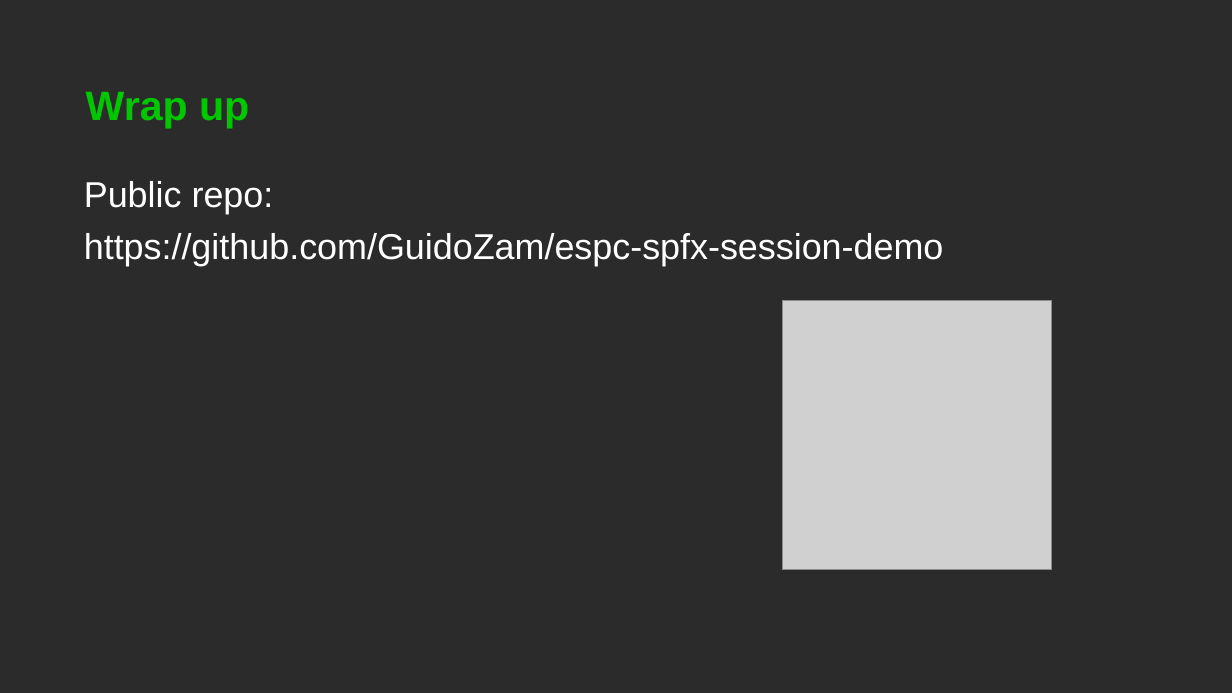
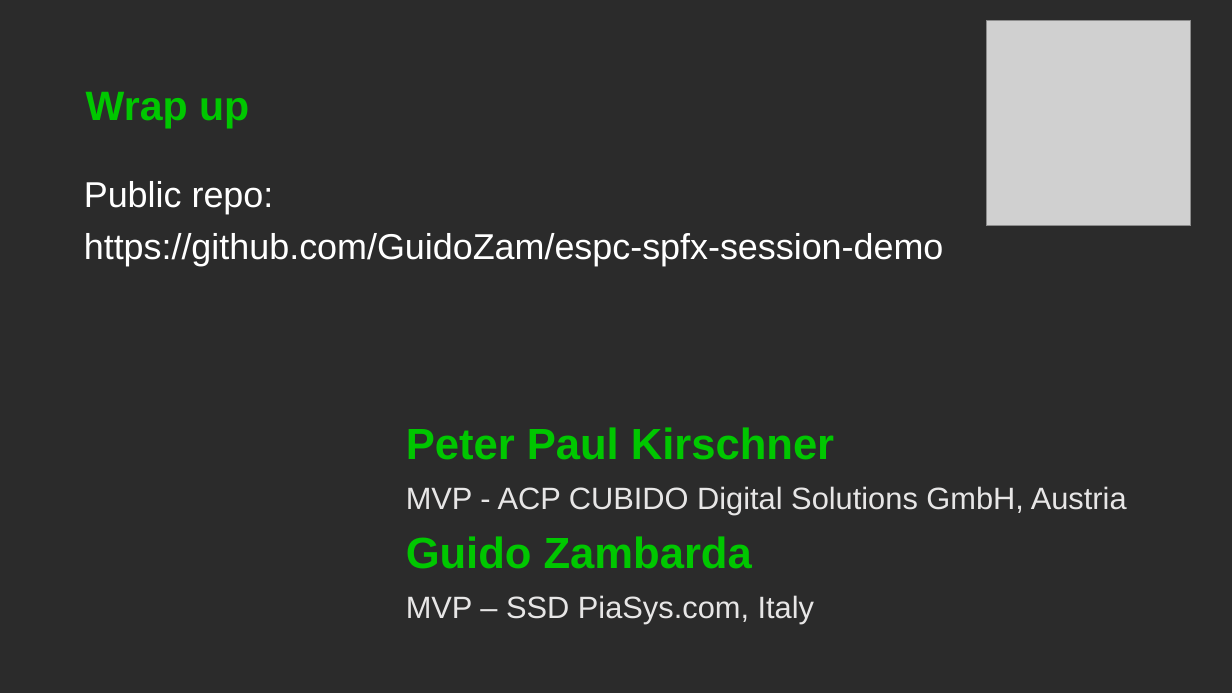
Before and after one commit to GuidoZam/espc-spfx-session-demo, a slide deck: slide 15 of .demo/ESPC25_SPFx_Slides.pptx. Drawn at 1232x693 pixels with LibreOffice and Linux fonts; fonts in the diff are those of the drawing; grey boxes stand for pictures; background and template pictures are left out; a plain dark background stands for a picture behind light text. Boxes give left, top, right and bottom in pixels: in the first picture for what was removed or moved away, otherwise in the second. Text is boxed around its words. In the diff, an @@ line names an element or a change of style, - is before the commit and + after.

Commit message:
Updated slides

```diff
--- a/.demo/ESPC25_SPFx_Slides.pptx
+++ b/.demo/ESPC25_SPFx_Slides.pptx
@@ picture: place and size @@
-picture at [783,300,1052,569]
+picture at [986,20,1191,226]
@@ text added at [406,427,834,460], 34 pt, text #00C700, bold @@
+Peter Paul Kirschner
@@ text added at [406,486,1127,515], 24 pt, text #E7E6E6 @@
+MVP - ACP CUBIDO Digital Solutions GmbH, Austria
@@ text added at [406,536,752,569], 34 pt, text #00C700, bold @@
+Guido Zambarda
@@ text added at [406,595,814,624], 24 pt, text #E7E6E6 @@
+MVP – SSD PiaSys.com, Italy
```
